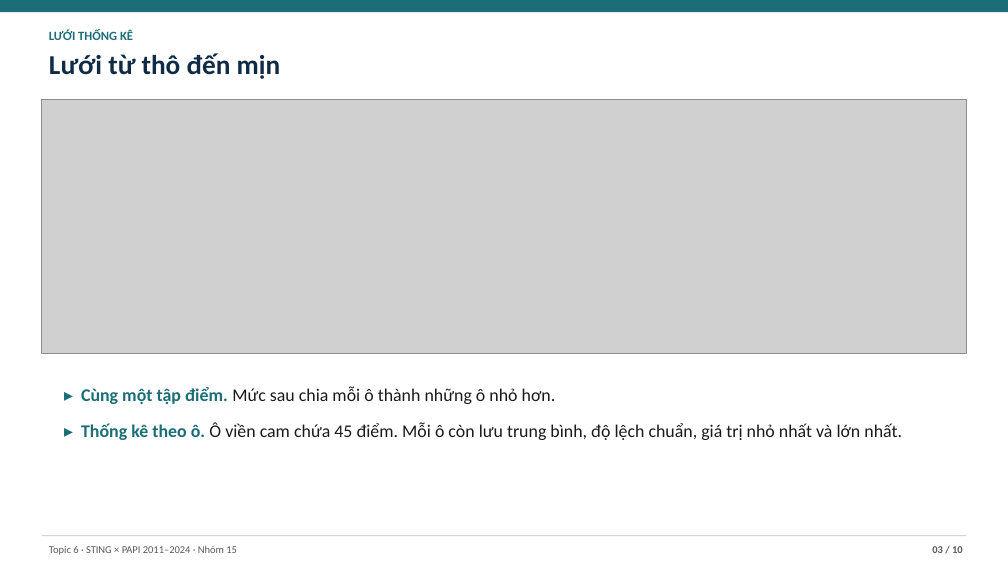
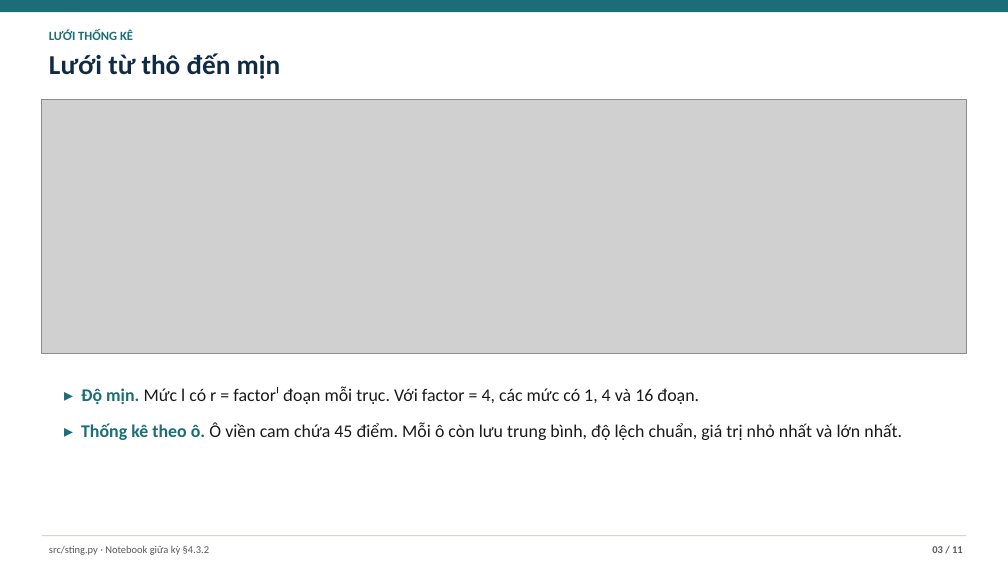
Before and after one commit to JasonTM17/Grid_Based_Sociology, a slide deck: slide 3 of slides/submission.pptx. Drawn at 1008x567 pixels with LibreOffice and Linux fonts; fonts in the diff are those of the drawing; grey boxes stand for pictures. Boxes give left, top, right and bottom in pixels: in the first picture for what was removed or moved away, otherwise in the second. Text is boxed around its words. In the diff, an @@ line names an element or a change of style, - is before the commit and + after.

```diff
--- a/slides/submission.pptx
+++ b/slides/submission.pptx
@@ text at [81,386,699,404]: text changed @@
-▸ Cùng một tập điểm. Mức sau chia mỗi ô thành những ô nhỏ hơn.
+▸ Độ mịn. Mức l có r = factorˡ đoạn mỗi trục. Với factor = 4, các mức có 1, 4 và 16 đoạn.
@@ text at [49,545,209,555]: text changed @@
-Topic 6 · STING × PAPI 2011–2024 · Nhóm 15
+src/sting.py · Notebook giữa kỳ §4.3.2
@@ text at [932,546,963,553]: text changed @@
-03 / 10
+03 / 11
```
Also in this commit, not shown: 7 other slides changed, 3 slides added, 2 slides removed, 28 other files.
